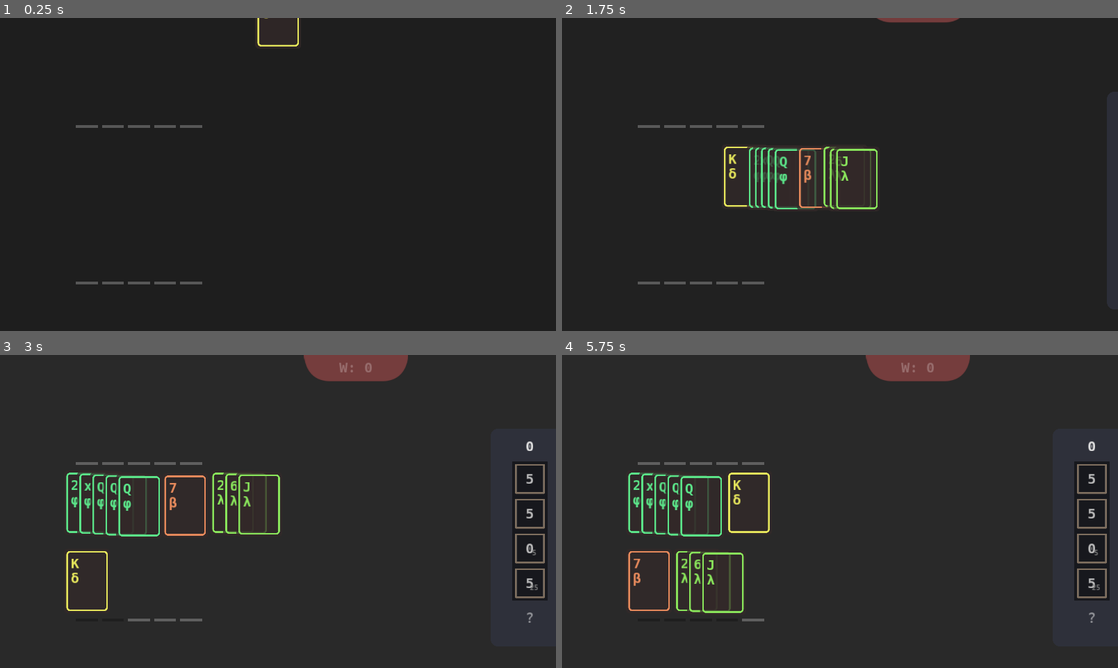
Above: before the commit, frames 1-4 (two rows, left to right).
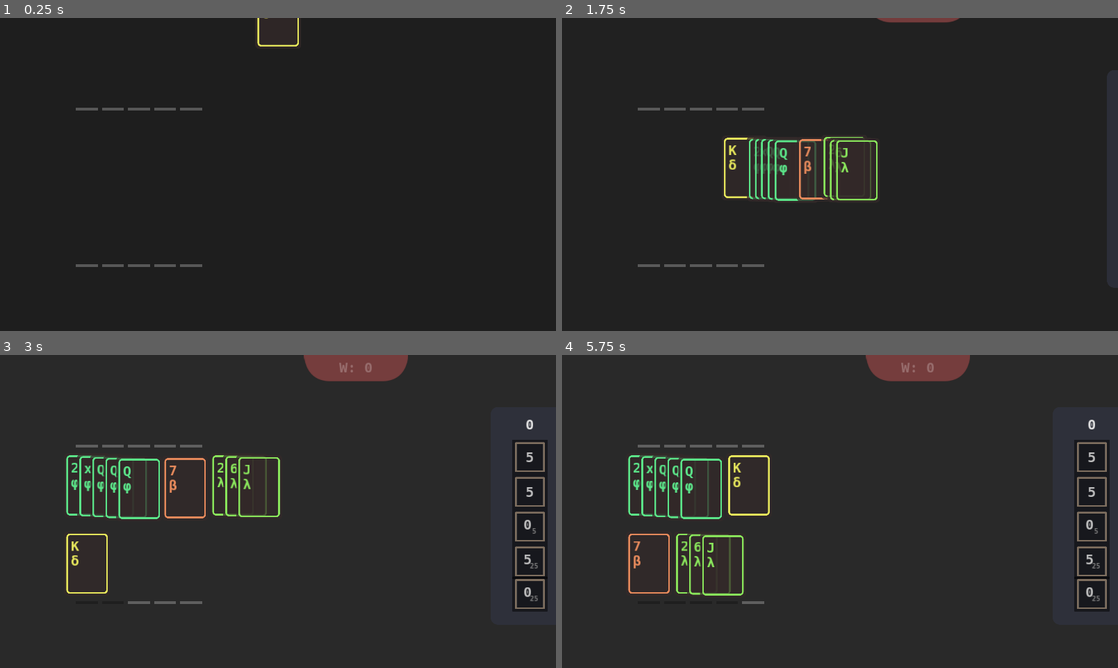
Above: after the commit, the same moments.

Repository: irisxerno/godot-cardinality-9
Game: Godot game, scene res://scene/Main.tscn
Two runs of this game, one before a commit and one after it. Both use one fixed random seed, a clock stepped at 60 frames per second and the inputs below.
Inputs (mouse positions are in pixels of both pictures, inside the frame that each line leads up to):
- Up to frame 1 (0.25 s): no input
- Up to frame 2 (1.75 s): tap Enter (ui_accept) at 0.5, 0.77, 1.52 s; move the mouse to (962, 158) at 0.52 s; click (962, 158) at 0.67 s; move the mouse to (728, 190) at 1.27 s; click (728, 190) at 1.42 s
- Up to frame 3 (3 s): move the mouse to (88, 502) at 2.02 s; click (88, 502) at 2.17 s; move the mouse to (189, 502) at 2.77 s; click (189, 502) at 2.92 s
- Up to frame 4 (5.75 s): tap Enter (ui_accept) at 3.02, 3.77, 4.52, 5 s; move the mouse to (789, 502) at 3.52 s; click (789, 502) at 3.67 s; move the mouse to (840, 502) at 4.27 s; click (840, 502) at 4.42 s; move the mouse to (650, 580) at 5.02 s; click (650, 580) at 5.17 s

The runs differ from the first frame. In frame 1, 0.7% of the frame differs, in the area x 13-37%, y 28-86%; in frame 2, 2.4%; in frame 3, 4.6%, in the area x 11-99%, y 20-86%; in frame 4, 4.5%.

Commit message:
user armory, needs that change

Diff:
--- a/scene/Armory.tscn
+++ b/scene/Armory.tscn
@@ -1,11 +1,8 @@
-[gd_scene load_steps=7 format=2]
+[gd_scene load_steps=6 format=2]
 
 [ext_resource path="res://res/Hack-Bold.ttf" type="DynamicFontData" id=1]
 [ext_resource path="res://script/Card.gd" type="Script" id=2]
 [ext_resource path="res://res/circle_border.png" type="Texture" id=3]
-
-[sub_resource type="RectangleShape2D" id=7]
-extents = Vector2( 52, 74 )
 
 [sub_resource type="StyleBoxFlat" id=6]
 bg_color = Color( 0.2, 0.160784, 0.160784, 0.752941 )
@@ -22,15 +19,11 @@
 use_filter = true
 font_data = ExtResource( 1 )
 
-[node name="Armory" type="Area2D"]
+[node name="Armory" type="Node2D"]
 position = Vector2( 1, 0 )
 script = ExtResource( 2 )
 face_up = true
 armory = true
-
-[node name="CollisionShape2D" type="CollisionShape2D" parent="."]
-visible = false
-shape = SubResource( 7 )
 
 [node name="Display" type="PanelContainer" parent="."]
 anchor_left = 0.5
@@ -83,6 +76,7 @@
 margin_right = 292.0
 margin_bottom = 292.0
 rect_scale = Vector2( 0.25, 0.25 )
+mouse_filter = 2
 texture = ExtResource( 3 )
 
 [node name="Back" type="Control" parent="."]
--- /dev/null
+++ b/scene/Background.tscn
@@ -0,0 +1,15 @@
+[gd_scene load_steps=2 format=2]
+
+[ext_resource path="res://script/Background.gd" type="Script" id=1]
+
+[node name="Background" type="ColorRect"]
+anchor_right = 1.0
+anchor_bottom = 1.0
+mouse_filter = 2
+color = Color( 0.121569, 0.121569, 0.121569, 1 )
+script = ExtResource( 1 )
+__meta__ = {
+"_edit_lock_": true
+}
+
+[node name="Tween" type="Tween" parent="."]
--- a/scene/Main.tscn
+++ b/scene/Main.tscn
@@ -14,10 +14,11 @@
 [ext_resource path="res://res/Hack-Bold.ttf" type="DynamicFontData" id=12]
 [ext_resource path="res://script/Stats.gd" type="Script" id=13]
 [ext_resource path="res://script/Deck.gd" type="Script" id=14]
-[ext_resource path="res://script/Background.gd" type="Script" id=15]
 [ext_resource path="res://script/Fight.gd" type="Script" id=16]
+[ext_resource path="res://scene/Background.tscn" type="PackedScene" id=17]
 [ext_resource path="res://script/Tally.gd" type="Script" id=18]
 [ext_resource path="res://script/ArmoryController.gd" type="Script" id=19]
+[ext_resource path="res://script/UserArmory.gd" type="Script" id=20]
 
 [sub_resource type="DynamicFont" id=4]
 size = 32
@@ -51,17 +52,7 @@
 [node name="Main" type="Node"]
 script = ExtResource( 10 )
 
-[node name="Background" type="ColorRect" parent="."]
-anchor_right = 1.0
-anchor_bottom = 1.0
-mouse_filter = 2
-color = Color( 0.121569, 0.121569, 0.121569, 1 )
-script = ExtResource( 15 )
-__meta__ = {
-"_edit_lock_": true
-}
-
-[node name="Tween" type="Tween" parent="Background"]
+[node name="Background" parent="." instance=ExtResource( 17 )]
 
 [node name="Builder" type="Node2D" parent="."]
 script = ExtResource( 2 )
@@ -70,17 +61,17 @@
 }
 
 [node name="Offhand" parent="Builder" instance=ExtResource( 1 )]
-position = Vector2( 200, 160 )
+position = Vector2( 200, 120 )
 
 [node name="LevelBar" parent="Builder/Offhand" instance=ExtResource( 5 )]
 
 [node name="Deal" parent="Builder" instance=ExtResource( 1 )]
-position = Vector2( 200, 340 )
+position = Vector2( 200, 300 )
 
 [node name="LevelBar" parent="Builder/Deal" instance=ExtResource( 5 )]
 
 [node name="Mainhand" parent="Builder" instance=ExtResource( 1 )]
-position = Vector2( 200, 520 )
+position = Vector2( 200, 480 )
 
 [node name="LevelBar" parent="Builder/Mainhand" instance=ExtResource( 5 )]
 
@@ -119,7 +110,7 @@
 script = ExtResource( 14 )
 
 [node name="Trash" type="Node2D" parent="Fight"]
-position = Vector2( -100, 300 )
+position = Vector2( -45, 340 )
 script = ExtResource( 14 )
 
 [node name="Attack" parent="Fight" instance=ExtResource( 1 )]
@@ -168,6 +159,13 @@
 shape = SubResource( 5 )
 disabled = true
 
+[node name="UserArmory" type="Node2D" parent="."]
+position = Vector2( 1020, 640 )
+script = ExtResource( 20 )
+__meta__ = {
+"_edit_group_": true
+}
+
 [node name="Cards" type="Node2D" parent="."]
 script = ExtResource( 4 )
 
@@ -183,6 +181,7 @@
 mouse_filter = 2
 script = ExtResource( 8 )
 __meta__ = {
+"_edit_group_": true,
 "_edit_lock_": true
 }
 
@@ -222,14 +221,14 @@
 "_edit_group_": true
 }
 
-[node name="Label3" type="Label" parent="Tabs/WorldView"]
+[node name="Label" type="Label" parent="Tabs/WorldView/World"]
 modulate = Color( 1, 1, 1, 0.25098 )
 anchor_left = 0.5
 anchor_right = 0.5
-margin_left = 130.0
-margin_top = 10.0
-margin_right = 230.0
-margin_bottom = 48.0
+margin_left = 300.0
+margin_top = 130.0
+margin_right = 400.0
+margin_bottom = 168.0
 custom_fonts/font = SubResource( 4 )
 text = "W: 0"
 align = 1
@@ -248,9 +247,9 @@
 anchor_top = 0.5
 anchor_right = 1.0
 anchor_bottom = 0.5
-margin_top = -190.0
+margin_top = -240.0
 margin_right = 220.0
-margin_bottom = 310.0
+margin_bottom = 260.0
 custom_styles/panel = SubResource( 2 )
 
 [node name="Button" parent="Tabs/StatsView" index="1"]
@@ -271,9 +270,9 @@
 anchor_top = 0.5
 anchor_right = 1.0
 anchor_bottom = 0.5
-margin_top = -220.0
+margin_top = -270.0
 margin_right = 300.0
-margin_bottom = 310.0
+margin_bottom = 260.0
 script = ExtResource( 13 )
 
 [node name="XP" type="Label" parent="Tabs/StatsView/Stats"]
@@ -336,7 +335,6 @@
 mult = 5
 
 [node name="Armory" parent="Tabs/StatsView/Stats" instance=ExtResource( 11 )]
-visible = false
 anchor_left = 1.0
 anchor_top = 0.5
 anchor_right = 1.0
@@ -348,7 +346,8 @@
 base = 5
 mult = 5
 
-[node name="Label2" type="Label" parent="Tabs/StatsView/Stats"]
+[node name="Temp" type="Label" parent="Tabs/StatsView/Stats"]
+visible = false
 modulate = Color( 1, 1, 1, 0.501961 )
 anchor_left = 0.5
 anchor_top = 0.5
@@ -363,6 +362,10 @@
 align = 1
 valign = 1
 autowrap = true
+
+[node name="Foreground" parent="." instance=ExtResource( 17 )]
+color = Color( 0, 0, 0, 0 )
+duration = 2.0
 
 [connection signal="dump" from="Builder/Offhand" to="Builder/Deal" method="add_cards"]
 [connection signal="request_return_cards" from="Builder/Offhand" to="Builder/Deal" method="request_take_cards"]
@@ -380,6 +383,8 @@
 [connection signal="return_cards" from="Fight/Dealer" to="Fight" method="_on_Dealer_return_cards"]
 [connection signal="done" from="Fight/Tally" to="Fight" method="_on_Tally_done"]
 [connection signal="input_event" from="Fight/Tally" to="Fight/Tally" method="_on_input_event"]
+[connection signal="add_armory" from="UserArmory" to="Armories" method="add_card"]
+[connection signal="return_cards" from="UserArmory" to="Builder/Deal" method="add_cards"]
 [connection signal="return_card_data" from="WorldGeneration" to="Builder/Dealer" method="deal_data_now"]
 [connection signal="return_world_data" from="WorldGeneration" to="Tabs/WorldView/World" method="world_from_data"]
 [connection signal="resized" from="Tabs" to="." method="_on_Tabs_resized"]
@@ -401,6 +406,7 @@
 [connection signal="update" from="Tabs/StatsView/Stats/Attack" to="Fight/Attack/LevelBar" method="set_bars"]
 [connection signal="return_cost" from="Tabs/StatsView/Stats/Armory" to="Tabs/StatsView/Stats" method="return_cost"]
 [connection signal="try_buy" from="Tabs/StatsView/Stats/Armory" to="Tabs/StatsView/Stats" method="try_buy"]
+[connection signal="update" from="Tabs/StatsView/Stats/Armory" to="UserArmory" method="set_slots"]
 
 [editable path="Fight/Dealer"]
 [editable path="Tabs/WorldView"]
--- /dev/null
+++ b/scene/Slot.tscn
@@ -0,0 +1,68 @@
+[gd_scene load_steps=4 format=2]
+
+[ext_resource path="res://script/Slot.gd" type="Script" id=1]
+
+[sub_resource type="StyleBoxFlat" id=7]
+bg_color = Color( 1, 1, 1, 0 )
+shadow_color = Color( 1, 1, 1, 0.501961 )
+shadow_size = 10
+
+[sub_resource type="StyleBoxFlat" id=6]
+bg_color = Color( 1, 1, 1, 1 )
+border_color = Color( 1, 1, 1, 1 )
+corner_radius_top_left = 96
+corner_radius_top_right = 96
+corner_radius_bottom_right = 96
+corner_radius_bottom_left = 96
+corner_detail = 20
+
+[node name="Slot" type="Control"]
+anchor_left = 0.5
+anchor_top = 0.5
+anchor_right = 0.5
+anchor_bottom = 0.5
+margin_left = -48.0
+margin_top = -48.0
+margin_right = 48.0
+margin_bottom = 48.0
+script = ExtResource( 1 )
+
+[node name="Flash" type="Panel" parent="."]
+anchor_left = 0.5
+anchor_top = 0.5
+anchor_right = 0.5
+anchor_bottom = 0.5
+margin_left = -0.5
+margin_top = -720.0
+margin_right = -0.400002
+margin_bottom = 720.0
+mouse_filter = 2
+custom_styles/panel = SubResource( 7 )
+
+[node name="Background" type="PanelContainer" parent="."]
+modulate = Color( 0, 0, 0, 0.501961 )
+anchor_left = 0.5
+anchor_top = 0.5
+anchor_right = 0.5
+anchor_bottom = 0.5
+margin_left = -24.0
+margin_top = -24.0
+margin_right = 24.0
+margin_bottom = 24.0
+mouse_filter = 1
+custom_styles/panel = SubResource( 6 )
+
+[node name="Hack" type="Position2D" parent="."]
+position = Vector2( 48, 198 )
+
+[node name="Hack2" type="Position2D" parent="."]
+position = Vector2( 48, 48 )
+
+[node name="Timer" type="Timer" parent="."]
+wait_time = 0.5
+one_shot = true
+
+[node name="AlphaTween" type="Tween" parent="."]
+
+[connection signal="gui_input" from="." to="." method="_on_gui_input"]
+[connection signal="timeout" from="Timer" to="." method="_on_Timer_timeout"]
--- a/script/Background.gd
+++ b/script/Background.gd
@@ -1,4 +1,7 @@
 extends ColorRect
+
+
+export var duration = 1.0
 
 
 var colors = {
@@ -6,18 +9,23 @@
 	build = Color("#2a2a2a"),
 	fight = Color("#332929"),
 	death = Color("#540016"),
-	growth = Color("#2b332b")
+	growth = Color("#2b332b"),
+	flash = Color(1,1,1,0.5),
+	off = Color(0,0,0,0)
 }
 
 
-func _ready():
-	self.color = colors["none"]
+func color(c):
+	if colors.has(c):
+		return colors[c]
+	else:
+		return c
 
 
 func to_color(cname):
-	$Tween.interpolate_property(self, "color", self.color, colors[cname], 1, Tween.TRANS_LINEAR, Tween.EASE_IN)
+	$Tween.interpolate_property(self, "color", self.color, color(cname), duration, Tween.TRANS_LINEAR, Tween.EASE_IN)
 	$Tween.start()
 
 
 func set_color(cname):
-	self.color = colors[cname]
+	self.color = color(cname)
--- a/script/Card.gd
+++ b/script/Card.gd
@@ -1,4 +1,4 @@
-extends Area2D
+extends Node2D
 
 
 signal to_front
@@ -14,6 +14,7 @@
 var dest_a = 1
 
 var death = false
+var kill = false
 
 export var test = false
 export var armory = false
@@ -55,9 +56,14 @@
 	$Tween.start()
 
 
-func kill():
-	$AlphaTween.interpolate_property(self, "modulate", Color(1, 1, 1, 1), Color(1, 1, 1, 0), 2, Tween.TRANS_QUAD)
+func to_alpha(a):
+	$AlphaTween.interpolate_property(self, "modulate", self.modulate, Color(1, 1, 1, a), 1, Tween.TRANS_QUAD, Tween.EASE_OUT)
 	$AlphaTween.start()
+
+
+func kill(k=true):
+	kill = k
+	to_alpha(0)
 
 
 func flip():
@@ -65,6 +71,6 @@
 	update_face()
 
 
-
 func _on_AlphaTween_completed(object, key):
-	queue_free()
+	if kill:
+		queue_free()
--- a/script/Cards.gd
+++ b/script/Cards.gd
@@ -7,7 +7,8 @@
 
 
 func to_front(inst):
-	move_child(inst, get_child_count())
+	#move_child(inst, get_child_count())
+	inst.raise()
 
 
 func mark_death():
--- a/script/Fight.gd
+++ b/script/Fight.gd
@@ -5,6 +5,7 @@
 
 var stats
 var tile
+var armory
 var input = true
 
 
@@ -46,10 +47,13 @@
 	inst.update()
 	$EnemyAttack.add_cards(c)
 
+	var cc = $Attack.cards()
+	cc.append_array(armory.list())
+
 	var ec = $EnemyAttack.cards()
 	ec.append_array($ArmoryController.list())
 
-	$Tally.start_count($Attack.cards(), ec)
+	$Tally.start_count(cc, ec)
 
 
 func _on_Dealer_done():
--- a/script/Main.gd
+++ b/script/Main.gd
@@ -1,11 +1,15 @@
 extends Node
 
-signal start_fight
 
 var state = "none"
 
+
 func _ready():
+	$WorldGeneration.new_game()
+	$Background.set_color("none")
 	$Builder.stats = $Tabs/StatsView/Stats
+	$Builder.armory = $UserArmory
+	$Fight.armory = $UserArmory
 	$Tabs.update_all("hide", false)
 	$Builder.visible = true
 	$Fight.visible = false
@@ -25,6 +29,7 @@
 	$Builder.visible = false
 	$Fight.visible = true
 	$Fight.set_input(false)
+	$UserArmory.visible = false
 	$Background.to_color("fight")
 
 	$Fight.stats = $Tabs/StatsView/Stats
@@ -38,6 +43,7 @@
 
 
 func to_build():
+	$UserArmory.visible = true
 	$Tabs.update_all("close")
 	$Tabs/StatsView.update_state("open")
 	$Background.to_color("build")
@@ -64,11 +70,18 @@
 		$Builder/Dealer.start()
 
 		$Tabs/StatsView/Stats.reset_ticks()
-		$Tabs/StatsView/Stats.return_cost($Fight/Extra.count()+len(reward)-len(r))
+		$Tabs/StatsView/Stats.add_xp($Fight/Extra.count()+len(reward)-len(r))
+
+		$UserArmory.kill_cards()
 
 		$Tabs/WorldView/World.defeat($Fight.tile)
 		$Background.set_color("growth")
 		$Background.to_color("none")
+
+		if $Fight.tile.col == 4:
+			$WorldGeneration.return_new_world($Tabs/WorldView/World.num+1)
+			$Foreground.set_color("flash")
+			$Foreground.to_color("off")
 	else:
 		$Background.set_color("death")
 		$Background.to_color("build")
@@ -86,7 +99,8 @@
 
 
 func _on_Tabs_resized():
-	$Fight/Extra.position = Vector2(OS.window_size.x+100,OS.window_size.y/2)
+	$Fight/Extra.position = Vector2(OS.window_size.x+45,OS.window_size.y/2)
+	$UserArmory.position = Vector2(OS.window_size.x - 260, 640)
 
 
 func _on_World_ccount(cc):
--- /dev/null
+++ b/script/Slot.gd
@@ -0,0 +1,93 @@
+extends Control
+
+
+signal return_cards
+signal add_armory
+
+var selected = false
+var frame = 0
+var card
+var armory
+var backup_armory
+var hack_return_card
+
+
+func _ready():
+	$Flash.modulate = Color(0,0,0,0)
+	update()
+
+
+func _process(delta):
+	if frame > 0:
+		frame -= 1
+		if frame == 0:
+			selected = false
+			update()
+	if hack_return_card:
+		emit_signal("return_cards", [hack_return_card])
+		hack_return_card = []
+		if backup_armory and armory == null:
+			armory = backup_armory
+			armory.to_alpha(1)
+
+
+func kill():
+	if card:
+		card.kill()
+		card = null
+	if armory:
+		backup_armory = armory
+
+
+func give_card(c):
+	clear()
+	card = c
+	card.face_up = false
+	card.update_face()
+	card.move_to($Hack.to_global(Vector2(0,0)))
+	if backup_armory:
+		backup_armory.to_alpha(0)
+	$Timer.start()
+
+
+func _on_Timer_timeout():
+	$AlphaTween.interpolate_property($Flash, "modulate", Color(1, 1, 1, 1), Color(0, 0, 0, 0), 0.5, Tween.TRANS_LINEAR)
+	$AlphaTween.start()
+	var scene = preload("res://scene/Armory.tscn")
+	armory = scene.instance()
+	armory.position = $Hack2.to_global(Vector2(0,0))
+	armory.value = card.value
+	armory.suit = card.suit
+	emit_signal("add_armory", armory)
+
+
+func clear():
+	$Timer.stop()
+	if card:
+		hack_return_card = card
+		card = null
+	if armory:
+		if not armory == backup_armory:
+			armory.kill()
+		armory = null
+
+
+func update():
+	$Background.modulate = Color(0, 0, 0, 0.5)
+	if selected:
+		$Background.modulate = Color(1, 1, 1, 0.5)
+	visible = true
+
+
+func _on_gui_input(event):
+	if event is InputEventMouseButton and event.button_index == BUTTON_LEFT and event.pressed:
+		if selected:
+			clear()
+		selected = !selected
+		update()
+
+
+func _input(event):
+	if event is InputEventMouseButton and event.pressed and not Rect2(Vector2(), rect_size).has_point(get_local_mouse_position()) and selected:
+		frame = 1
+		update()
--- a/script/Stat.gd
+++ b/script/Stat.gd
@@ -35,7 +35,9 @@
 func update():
 	$Level.text = str(level)
 	$Cost.text = ""
+	$Level.rect_position = Vector2(0,0)
 	if cost() != level:
+		$Level.rect_position = Vector2(-5, -5)
 		$Cost.text = str(cost())
 	emit_signal("update", level)
 
--- a/script/Stats.gd
+++ b/script/Stats.gd
@@ -1,6 +1,9 @@
 extends Control
 
+
 export var xp = 0
+
+var score = 0
 
 
 func _ready():
@@ -24,6 +27,12 @@
 	update()
 
 
+func add_xp(i):
+	score += i
+	print("score: ", score)
+	return_cost(i)
+
+
 func reset_ticks():
 	for inst in get_children():
 		if inst.has_method("cost"):
--- a/script/Table.gd
+++ b/script/Table.gd
@@ -5,6 +5,7 @@
 export var attack = 5
 
 var stats = null
+var armory = null
 
 
 func _on_Deal_request_return_cards(inst):
@@ -15,7 +16,11 @@
 	var offhand_curr = $Offhand.count
 	var take
 	var dest
-	if mainhand_curr < mainhand:
+	var uselect = armory.find_selected()
+	if uselect:
+		take = 1
+		dest = uselect
+	elif mainhand_curr < mainhand:
 		take = mainhand - mainhand_curr
 		dest = $Mainhand
 	elif offhand_curr < offhand:
@@ -28,7 +33,10 @@
 		take = min(take, attack)
 	var c = inst.cards.slice(max(len(inst.cards)-take,0), len(inst.cards)-1)
 	inst.remove_cards(c)
-	dest.add_cards(c)
+	if uselect:
+		dest.give_card(c[0])
+	else:
+		dest.add_cards(c)
 
 
 func update():
--- /dev/null
+++ b/script/UserArmory.gd
@@ -0,0 +1,56 @@
+extends Node2D
+
+
+signal return_cards
+signal add_armory
+
+var slots = []
+var count = 0
+
+func find_selected():
+	for inst in slots:
+		if inst.selected:
+			return inst
+	return false
+
+
+func kill_cards():
+	for inst in slots:
+		inst.kill()
+
+
+func set_slots(new_slot_count):
+	count = new_slot_count
+	var scene = preload("res://scene/Slot.tscn")
+	if len(slots) < count:
+		for i in range(count-len(slots)):
+			var new_slot = scene.instance()
+			new_slot.rect_position += Vector2(-len(slots)*(96), 0)
+			slots.append(new_slot)
+			new_slot.connect("return_cards", self, "return_cards")
+			new_slot.connect("add_armory", self, "add_armory")
+			add_child(new_slot)
+
+	for i in range(len(slots)):
+		var slot = slots[i]
+		slot.visible = false
+		if i+1 <= count:
+			slot.visible = true
+		else:
+			slot.clear()
+
+
+func list():
+	var armories = []
+	for inst in slots:
+		if inst.armory:
+			armories.append(inst.armory)
+	return armories
+
+
+func return_cards(cs):
+	emit_signal("return_cards",cs)
+
+
+func add_armory(cs):
+	emit_signal("add_armory",cs)
--- a/script/World.gd
+++ b/script/World.gd
@@ -6,11 +6,20 @@
 var tiles = []
 var tile_rsize = 125
 var tile_csize = 100
+var num = 0
 
 
-func world_from_data(world):
+func clear():
+	for tile in tiles:
+		tile.queue_free()
+	tiles = []
+
+
+func world_from_data(world, n):
+	clear()
+	num = n
+	$Label.text = "W: " + str(num)
 	var tile_scene = preload("res://scene/Tile.tscn")
-	var card_scene = preload("res://scene/Card.tscn")
 	var row = 0
 	var col = 0
 	for dat in world:
--- a/script/WorldGeneration.gd
+++ b/script/WorldGeneration.gd
@@ -26,21 +26,6 @@
 	return ii
 
 
-func _rand_armories(w, h):
-	var armories = {}
-	var max_armory = w + 1
-	for i in range(w*world_row_len+h):
-		var avalue = rng.randi_range(2, 13)
-		if h == world_row_len:
-			avalue = max(avalue, rng.randi_range(2, 13))
-		var asuit = rng.randi_range(1, 4 + w)
-		if not asuit in armories:
-			armories[asuit] = []
-		if len(armories[asuit]) < max_armory:
-			armories[asuit].append(avalue)
-	return armories
-
-
 func _rand_reward(w, num):
 	var cards = []
 	for i in range(num):
@@ -64,12 +49,26 @@
 			"value": value,
 			"suit": suit
 		})
-	var a = _rand_armories(w, h)
-	for k in a:
-		num += len(a[k])
+	var armories = {}
+	var max_armory = w + 1
+	for i in range(w*world_row_len+h):
+		var avalue = rng.randi_range(2, 13)
+		if h == world_row_len:
+			avalue = max(avalue, rng.randi_range(2, 13))
+		var asuit
+		if rng.randf() > iq_chance:
+			asuit = cards[rng.randi_range(0, len(cards)-1)].suit
+		else:
+			asuit = rng.randi_range(1, 4 + w)
+		if not asuit in armories:
+			armories[asuit] = []
+		if len(armories[asuit]) < max_armory:
+			armories[asuit].append(avalue)
+	for k in armories:
+		num += len(armories[k])
 	return {
 		"cards": cards,
-		"armories": a,
+		"armories": armories,
 		"reward": _rand_reward(w, num)
 	}
 
@@ -85,7 +84,11 @@
 			"suit": rng.randi_range(1,4)
 		})
 	emit_signal("return_card_data", cards)
-	emit_signal("return_world_data", new_world(0))
+	return_new_world(0)
+
+
+func return_new_world(n):
+	emit_signal("return_world_data", new_world(n), n)
 
 
 func new_world(w):
@@ -98,7 +101,3 @@
 		r -= 1
 		h += 1
 	return tiles
-
-
-func _ready():
-	new_game()
Not shown: 1 places in scene/Main.tscn that only renumber resources
